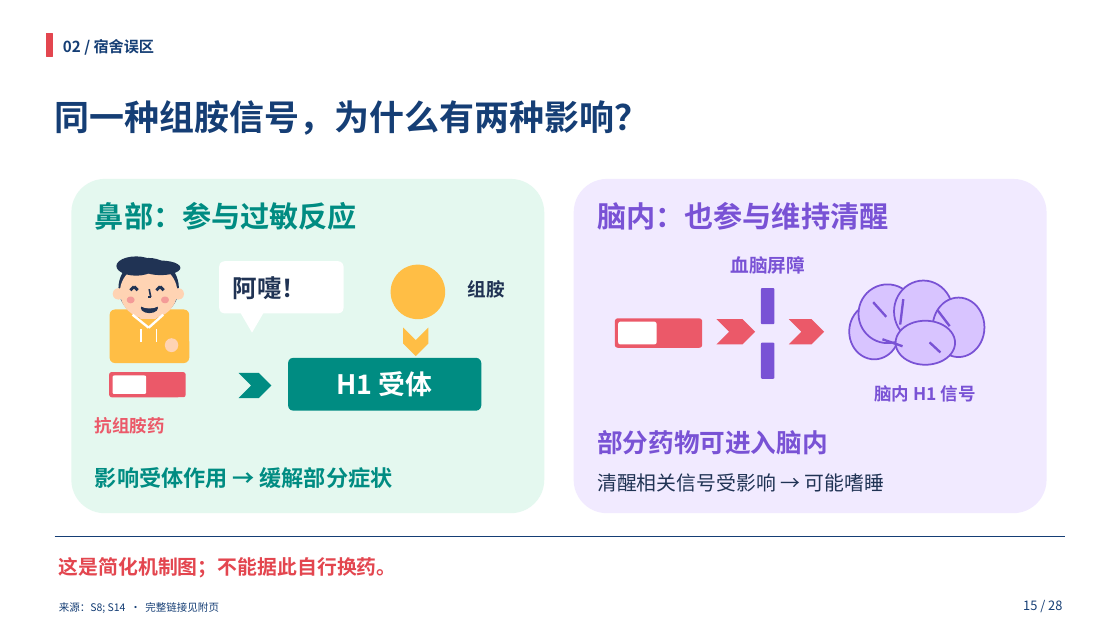
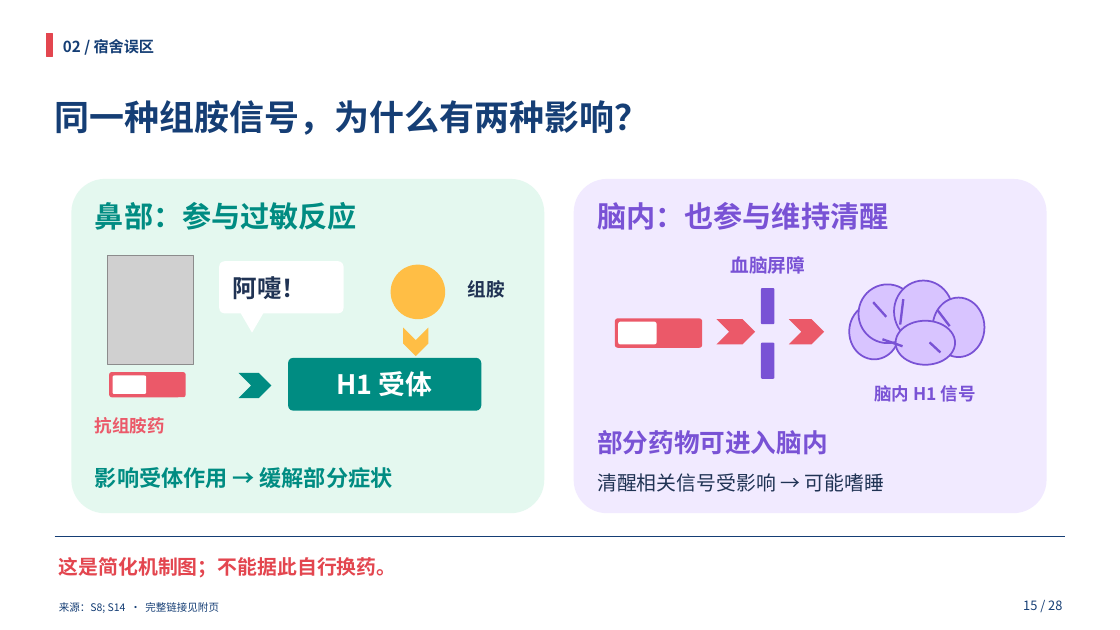
Before and after one commit to HOU-snowyfly/PPTbuilder, a slide deck: slide 15 of 交付文件/合理用药_双人35分钟.pptx. Drawn at 1120x630 pixels with LibreOffice and Linux fonts; fonts in the diff are those of the drawing; grey boxes stand for pictures. Boxes give left, top, right and bottom in pixels: in the first picture for what was removed or moved away, otherwise in the second. Text is boxed around its words. In the diff, an @@ line names an element or a change of style, - is before the commit and + after.

```diff
--- a/交付文件/合理用药_双人35分钟.pptx
+++ b/交付文件/合理用药_双人35分钟.pptx
@@ picture added at (108,255,193,365) @@
@@ ellipse removed at (117,256,156,276) @@
@@ ellipse removed at (118,258,179,318) @@
@@ ellipse removed at (120,265,177,318) @@
@@ ellipse removed at (141,260,181,275) @@
@@ ellipse removed at (113,288,124,300) @@
@@ ellipse removed at (127,297,134,303) @@
@@ line removed from (130, 291) to (134, 287) @@
@@ line removed from (134, 287) to (138, 291) @@
@@ line removed from (150, 297) to (148, 297) @@
@@ line removed from (150, 289) to (150, 297) @@
@@ line removed from (156, 291) to (160, 287) @@
@@ line removed from (160, 287) to (164, 291) @@
@@ ellipse removed at (161,297,169,303) @@
@@ ellipse removed at (173,288,185,300) @@
@@ rounded rectangle removed at (109,309,189,363) @@
@@ line removed from (133, 315) to (149, 328) @@
@@ rounded rectangle removed at (139,304,156,319) @@
@@ ellipse removed at (139,300,159,308) @@
@@ ellipse removed at (141,302,158,313) @@
@@ line removed from (141, 329) to (141, 342) @@
@@ line removed from (163, 315) to (149, 328) @@
@@ line removed from (156, 329) to (156, 342) @@
@@ ellipse removed at (165,339,178,353) @@
```
Also in this commit, not shown: 11 other slides changed, 1 other file.
